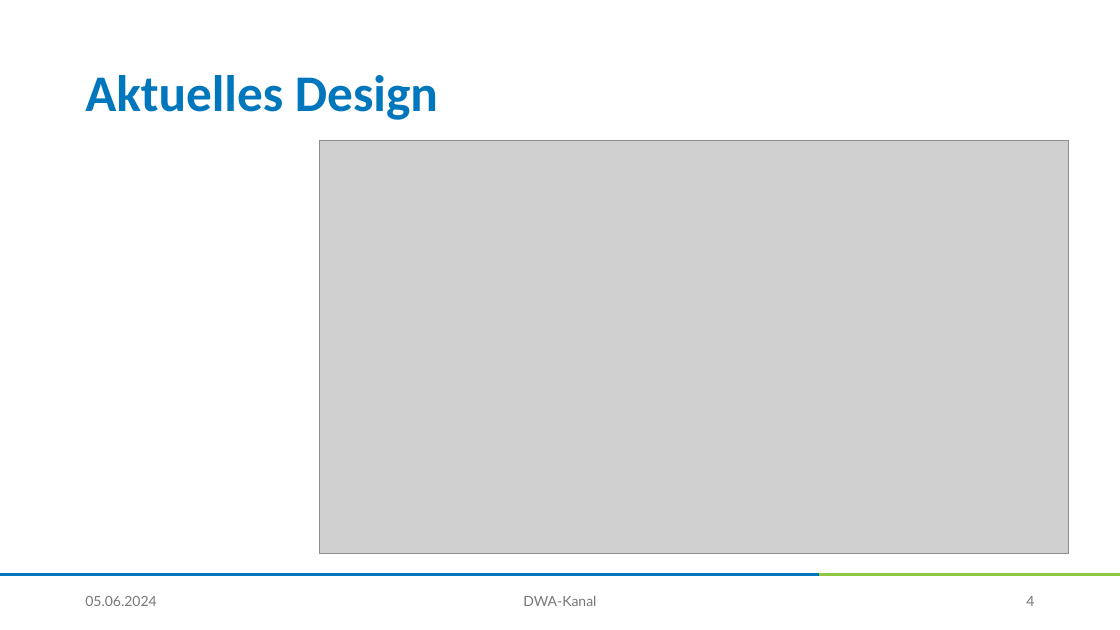
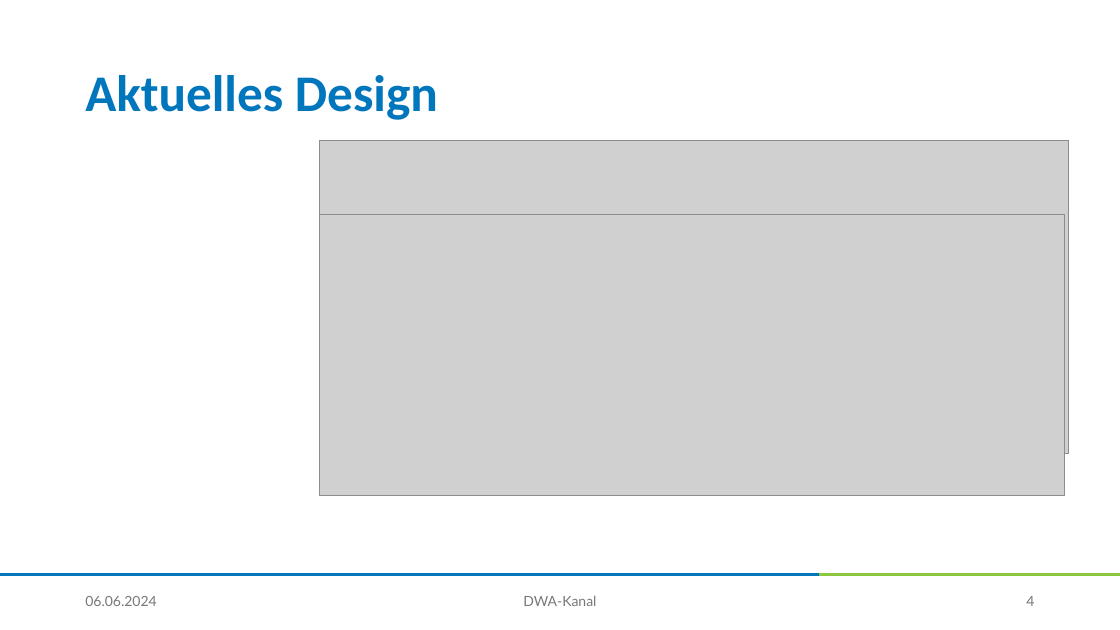
Before and after one commit to TTDaneben/LI_Deployement, a slide deck: slide 4 of LI Inspektor.pptx. Drawn at 1120x630 pixels with LibreOffice and Linux fonts; fonts in the diff are those of the drawing; grey boxes stand for pictures. Boxes give left, top, right and bottom in pixels: in the first picture for what was removed or moved away, otherwise in the second. Text is boxed around its words. In the diff, an @@ line names an element or a change of style, - is before the commit and + after.

```diff
--- a/LI Inspektor.pptx
+++ b/LI Inspektor.pptx
@@ picture: place and size @@
-picture at [320, 141, 1069, 555]
+picture at [320, 141, 1069, 454]
@@ picture added at [320, 214, 1065, 496] @@
@@ text at [85, 596, 156, 606]: text changed @@
-05.06.2024
+06.06.2024
```
Also in this commit, not shown: 3 other slides changed.
